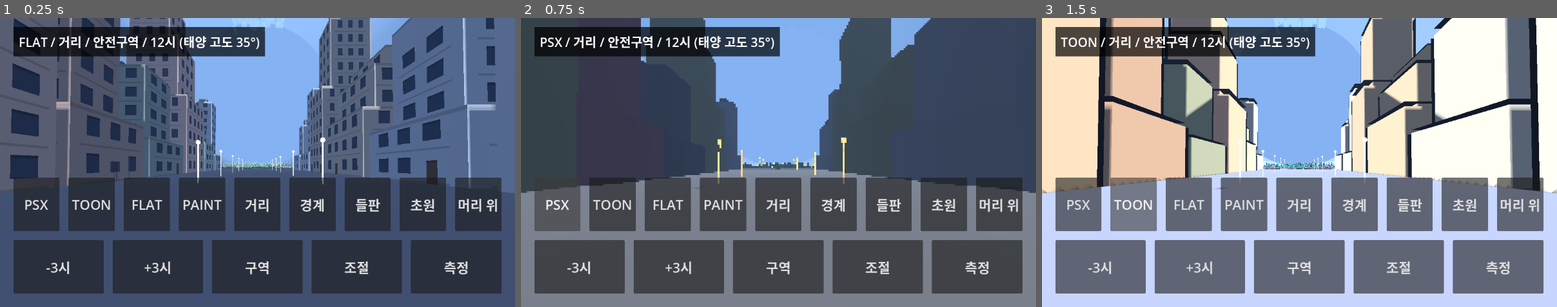
Above: before the commit, frames 1-3 (left to right).
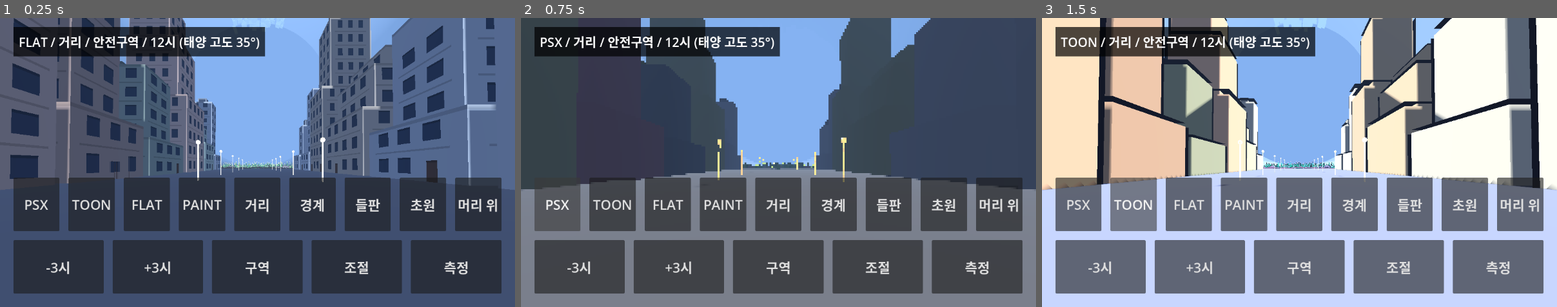
Above: after the commit, the same moments.

Repository: yeongkim0814-svg/habitat
Game: Godot game, scene res://spikes/m0_look/main.tscn
The game is run twice, just before and just after one commit, with the same random seed, the same clock (stepped at 60 frames per second) and the same inputs. This scene is started directly instead of the project's main scene.
Inputs:
- Up to frame 1 (0.25 s): no input
- Up to frame 2 (0.75 s): click "PSX" at 0.5 s
- Up to frame 3 (1.5 s): click "TOON" at 1.25 s

The runs differ from the first frame. In frame 1, less than 0.1% of the frame differs, in the area x 12-100%, y 52-61%; in frame 2, 0.5%; in frame 3, 0.6%, in the area x 0-100%, y 52-61%.

Commit message:
fix(m0): 길 바닥 높이를 초원 최저 높이(0.2)에 맞춰 경계 틈 제거
Co-Authored-By: Claude Sonnet 5.5 <noreply@anthropic.com>
Claude-Session: https://claude.ai/code/session_01HASMSy8iY7SeiUjsU1YZyi

Diff:
--- a/spikes/m0_look/stage.gd
+++ b/spikes/m0_look/stage.gd
@@ -53,7 +53,7 @@
 			for d in [Vector2(0, 0), Vector2(1, 0), Vector2(1, 1), Vector2(0, 1)]:
 				var x: float = -HALF_X + (i + d.x) * step
 				var z: float = z0 + (j + d.y) * step
-				q.append(Vector3(x, ground_y(x, z, amp) if amp > 0.0 else 0.0, z))
+				q.append(Vector3(x, ground_y(x, z, amp) if amp > 0.0 else 0.2, z))
 			for k in [0, 1, 2, 0, 2, 3]:
 				st.add_vertex(q[k])
 	st.generate_normals()
